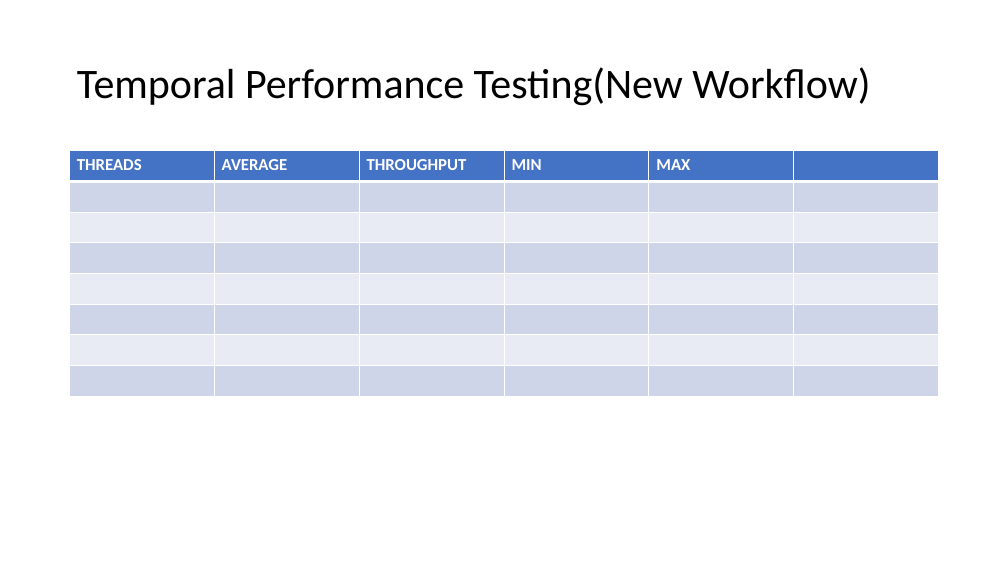
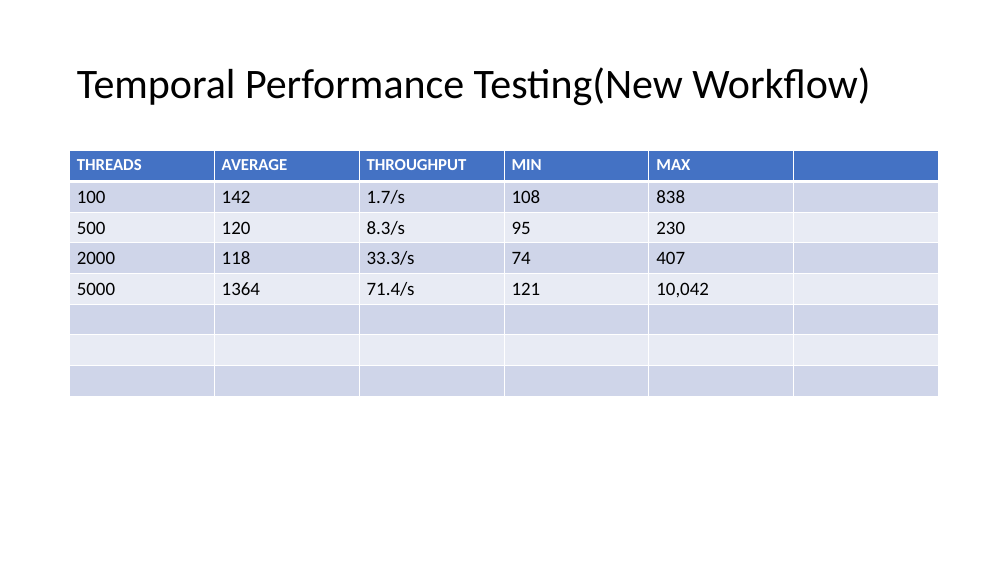
Before and after one commit to skarmanya/Temporal, a slide deck: slide 4 of TemporalPPT.pptx. Drawn at 1008x567 pixels with LibreOffice and Linux fonts; fonts in the diff are those of the drawing. Boxes give left, top, right and bottom in pixels: in the first picture for what was removed or moved away, otherwise in the second. Text is boxed around its words. In the diff, an @@ line names an element or a change of style, - is before the commit and + after.

```diff
--- a/TemporalPPT.pptx
+++ b/TemporalPPT.pptx
@@ table at <box>70,151,941,396</box> @@
+row 2: 100 | 142 | 1.7/s | 108 | 838 | 
+row 3: 500 | 120 | 8.3/s | 95 | 230 | 
+row 4: 2000 | 118 | 33.3/s | 74 | 407 | 
+row 5: 5000 | 1364 | 71.4/s | 121 | 10,042 | 
-row 5:  |  |  |  |  | 
-row 6:  |  |  |  |  | 
-row 7:  |  |  |  |  | 
-row 8:  |  |  |  |  | 
```
Also in this commit, not shown: 3 other slides changed, 6 other files.
